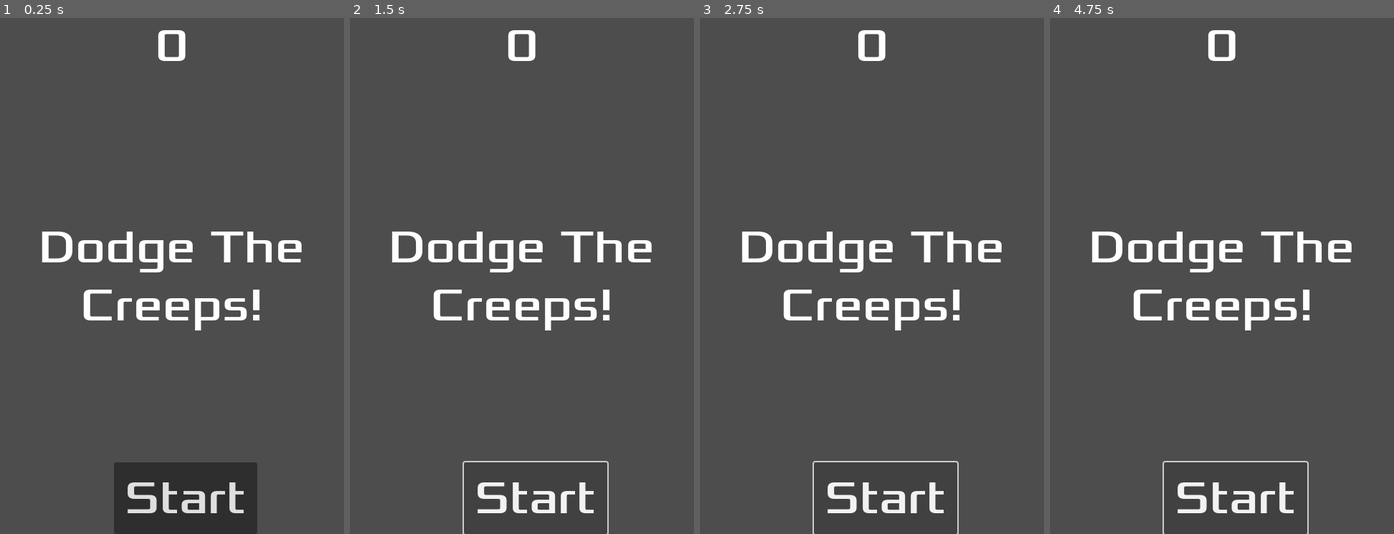
Above: before the commit, frames 1-4 (left to right).
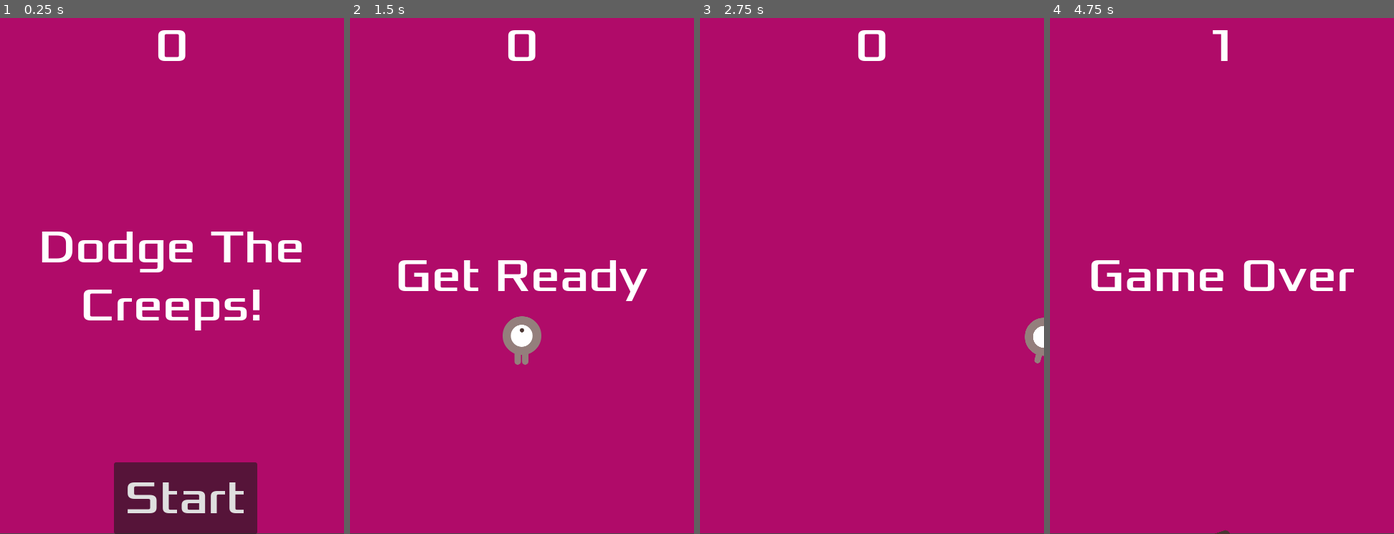
Above: after the commit, the same moments.

Repository: Sauleline/at2Colaborative
Game: Godot game, scene res://main.tscn
Same seed, same stepped clock (60 frames per second), same inputs: the game is played once before the commit and once after it.
Inputs (mouse positions are in pixels of both pictures, inside the frame that each line leads up to):
- Up to frame 1 (0.25 s): no input
- Up to frame 2 (1.5 s): click "Start" at 0.5 s; click (535, 497) at 1.25 s, where only the run before the commit has a clickable "Start"
- Up to frame 3 (2.75 s): tap Enter at 2 s; hold Right (move_right) from 2.03 s (still down)
- Up to frame 4 (4.75 s): release Right (move_right) at 2.78 s; hold Down (move_down) 2.78-3.53 s; hold Right (move_right) 3.53-4.28 s; hold Up (move_up) from 4.28 s (still down)

The runs differ from the first frame. In frame 1, 96% of the frame differs, in the area x 0-100%, y 0-100%; in frame 2, 100%; in frame 3, 100%; in frame 4, 100%.

Commit message:
it works now

Diff:
--- a/at2Colaborative/hud.tscn
+++ b/at2Colaborative/hud.tscn
@@ -55,3 +55,6 @@
 [node name="MessageTimer" type="Timer" parent="."]
 wait_time = 2.0
 one_shot = true
+
+[connection signal="pressed" from="StartButton" to="." method="_on_start_button_pressed"]
+[connection signal="timeout" from="MessageTimer" to="." method="_on_message_timer_timeout"]
--- a/at2Colaborative/main.tscn
+++ b/at2Colaborative/main.tscn
@@ -14,6 +14,12 @@
 [node name="Main" type="Node"]
 script = ExtResource("1_h2yge")
 mob_scene = ExtResource("2_1bvp3")
+
+[node name="ColorRect" type="ColorRect" parent="."]
+offset_top = -1.0
+offset_right = 480.0
+offset_bottom = 719.0
+color = Color(0.690196, 0.0431373, 0.411765, 1)
 
 [node name="Player" parent="." instance=ExtResource("1_ig7tw")]
 
